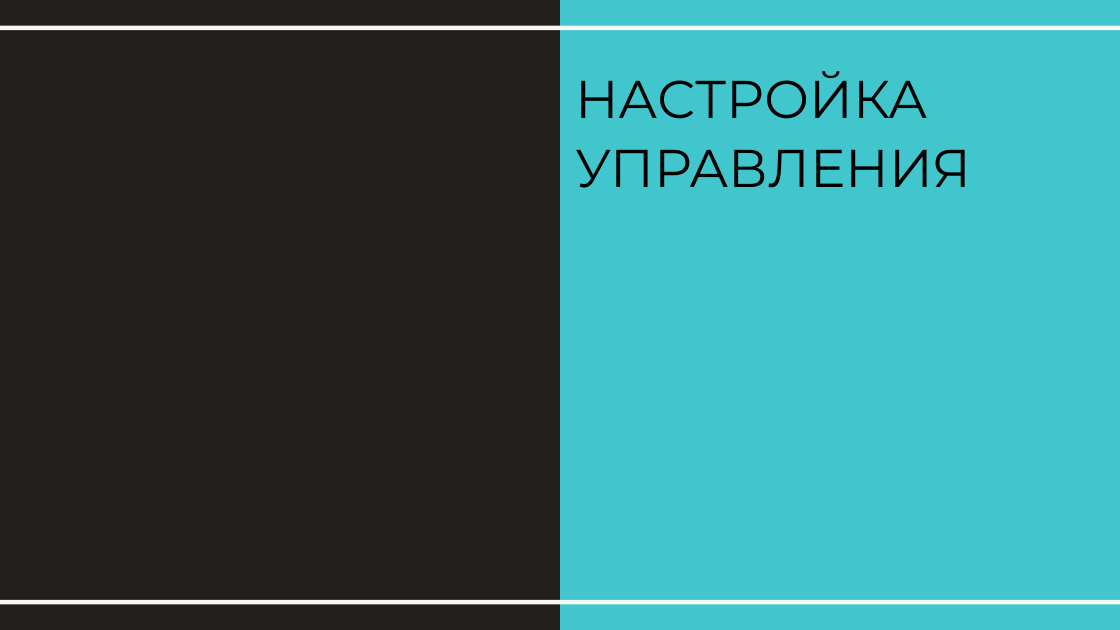
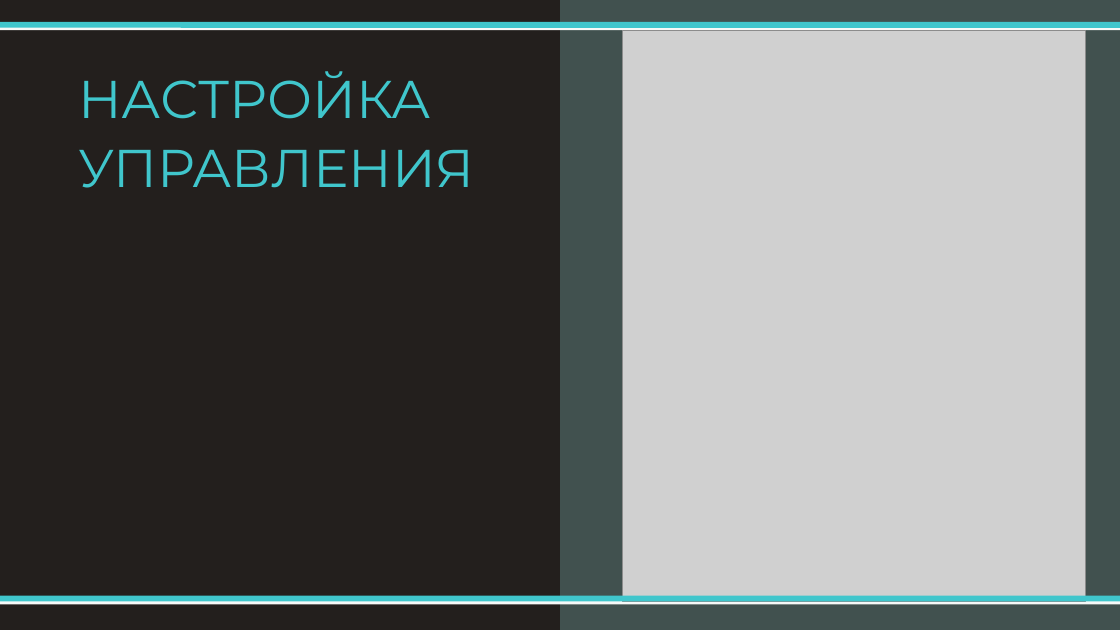
Before and after one commit to Nekro25/Alien-Miner, a slide deck: slide 8 of Инопланетный шахтер.pptx. Drawn at 1120x630 pixels with LibreOffice and Linux fonts; fonts in the diff are those of the drawing; grey boxes stand for pictures. Boxes give left, top, right and bottom in pixels: in the first picture for what was removed or moved away, otherwise in the second. Text is boxed around its words. In the diff, an @@ line names an element or a change of style, - is before the commit and + after.

```diff
--- a/Инопланетный шахтер.pptx
+++ b/Инопланетный шахтер.pptx
@@ line added from (0, 25) to (1120, 25), #40C6CC 7.5 pt @@
@@ rectangle at (x1=560, y1=0, x2=1120, y2=630): fill #40C6CC to #41514F @@
@@ picture added at (x1=623, y1=31, x2=1085, y2=601) @@
@@ text "НАСТРОЙКА УПРАВЛЕНИЯ" moved from (x1=575, y1=71, x2=972, y2=188) to (x1=78, y1=71, x2=475, y2=188) @@
@@ text "НАСТРОЙКА УПРАВЛЕНИЯ" at (x1=78, y1=71, x2=475, y2=188): text colour #000000 to #40C6CC @@
@@ line added from (0, 599) to (1120, 599), #40C6CC 7.5 pt @@
```
Also in this commit, not shown: 3 other slides changed, 4 slides added, 4 slides removed, 4 other files.
